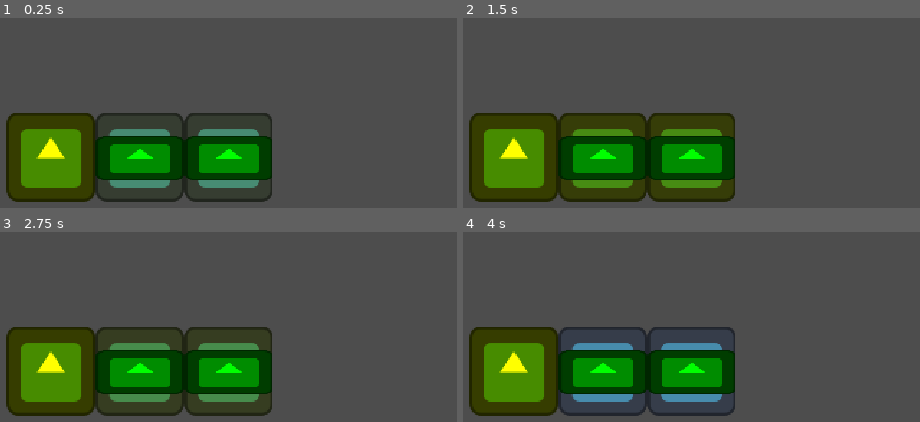
Above: before the commit, frames 1-4 (two rows, left to right).
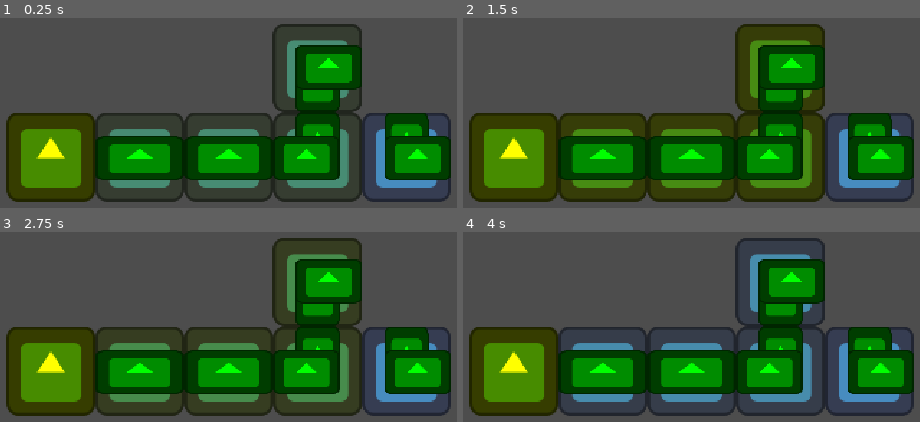
Above: after the commit, the same moments.

Repository: VK1ngg/circute-game-jam
Game: Godot game, scene res://level_1.tscn
Same seed, same stepped clock (60 frames per second), same inputs: the game is played once before the commit and once after it. The engine's default icon, where the game draws it, is replaced by a stand-in: a white triangle on a blue panel in a dark square.
Inputs:
- Up to frame 1 (0.25 s): no input
- Up to frame 2 (1.5 s): no input
- Up to frame 3 (2.75 s): no input
- Up to frame 4 (4 s): no input

The runs differ from the first frame. In frame 1, 25% of the frame differs, in the area x 24-99%, y 3-97%; in frame 2, 25%; in frame 3, 25%; in frame 4, 20%.

Commit message:
EnergiaIV

Diff:
--- a/level_1.tscn
+++ b/level_1.tscn
@@ -2,6 +2,9 @@
 
 [ext_resource type="PackedScene" uid="uid://0meur163iqx0" path="res://scenes/bloco2.tscn" id="1_3hls8"]
 [ext_resource type="PackedScene" uid="uid://dehyjl1udu7ty" path="res://scenes/fonte_energia.tscn" id="1_hbghi"]
+[ext_resource type="PackedScene" uid="uid://css2oat4mdycw" path="res://scenes/bloco6.tscn" id="3_rka8t"]
+[ext_resource type="PackedScene" uid="uid://o1f6yeo3033n" path="res://scenes/bloco5.tscn" id="4_5hph3"]
+[ext_resource type="PackedScene" uid="uid://bav4f3xe874qf" path="res://scenes/bloco4.tscn" id="5_j7kpp"]
 
 [node name="Level1" type="Node2D" unique_id=158150632]
 
@@ -16,3 +19,12 @@
 
 [node name="_2" parent="." unique_id=1728586725 instance=ExtResource("1_3hls8")]
 position = Vector2(333, 254)
+
+[node name="_3" parent="." unique_id=1190677186 instance=ExtResource("3_rka8t")]
+position = Vector2(461, 126)
+
+[node name="_4" parent="." unique_id=550589229 instance=ExtResource("4_5hph3")]
+position = Vector2(589, 254)
+
+[node name="_5" parent="." unique_id=2140648214 instance=ExtResource("5_j7kpp")]
+position = Vector2(461, 254)
--- a/scenes/bloco2.tscn
+++ b/scenes/bloco2.tscn
@@ -7,7 +7,7 @@
 size = Vector2(128, 128)
 
 [sub_resource type="RectangleShape2D" id="RectangleShape2D_ral2h"]
-size = Vector2(45, 127)
+size = Vector2(12.3125, 60)
 
 [sub_resource type="Animation" id="Animation_dci40"]
 length = 0.001
@@ -59,22 +59,22 @@
 
 [node name="Sprite2" type="Sprite2D" parent="." unique_id=2037910987]
 modulate = Color(0, 1, 0, 1)
-position = Vector2(64.5, 66)
-scale = Vector2(0.9921875, 0.5)
+position = Vector2(64, 66)
+scale = Vector2(1, 0.5)
 texture = ExtResource("1_us0xu")
 
 [node name="Area2D" type="Area2D" parent="." unique_id=249524571]
 monitorable = false
 
 [node name="CollisionShape2D" type="CollisionShape2D" parent="Area2D" unique_id=2052144550]
-position = Vector2(-31.5, 63.5)
+position = Vector2(-5.84375, 66)
 shape = SubResource("RectangleShape2D_ral2h")
 
 [node name="Area2D2" type="Area2D" parent="." unique_id=551860254]
 monitorable = false
 
 [node name="CollisionShape2D" type="CollisionShape2D" parent="Area2D2" unique_id=1457238917]
-position = Vector2(158, 64)
+position = Vector2(134.1875, 65)
 shape = SubResource("RectangleShape2D_ral2h")
 
 [node name="AnimationPlayer" type="AnimationPlayer" parent="." unique_id=1574483035]
--- a/scenes/bloco3.tscn
+++ b/scenes/bloco3.tscn
@@ -7,13 +7,12 @@
 size = Vector2(128, 128)
 
 [sub_resource type="RectangleShape2D" id="RectangleShape2D_ral2h"]
-size = Vector2(45, 127)
+size = Vector2(61, 8.5)
 
-[node name="_" type="StaticBody2D" unique_id=2041450650]
+[node name="_" type="Area2D" unique_id=1929569585]
 script = ExtResource("1_824iq")
 
 [node name="Area" type="CollisionShape2D" parent="." unique_id=566918265]
-visible = false
 position = Vector2(64, 64)
 shape = SubResource("RectangleShape2D_fl0r3")
 
@@ -28,7 +27,14 @@
 texture = ExtResource("2_fj11m")
 
 [node name="Area2D" type="Area2D" parent="." unique_id=249524571]
+monitorable = false
 
 [node name="CollisionShape2D" type="CollisionShape2D" parent="Area2D" unique_id=2052144550]
-position = Vector2(-22.5, 63.5)
+position = Vector2(65, -5.5)
 shape = SubResource("RectangleShape2D_ral2h")
+
+[node name="CollisionShape2D2" type="CollisionShape2D" parent="Area2D" unique_id=691279497]
+position = Vector2(63.5, 132.75)
+shape = SubResource("RectangleShape2D_ral2h")
+
+[connection signal="area_entered" from="Area2D" to="." method="energizar"]
--- a/scenes/bloco4.tscn
+++ b/scenes/bloco4.tscn
@@ -7,13 +7,52 @@
 size = Vector2(128, 128)
 
 [sub_resource type="RectangleShape2D" id="RectangleShape2D_ral2h"]
-size = Vector2(45, 127)
+size = Vector2(14, 64)
 
-[node name="_" type="StaticBody2D" unique_id=2041450650]
+[sub_resource type="RectangleShape2D" id="RectangleShape2D_7131d"]
+size = Vector2(63, 10)
+
+[sub_resource type="Animation" id="Animation_dci40"]
+length = 0.001
+tracks/0/type = "value"
+tracks/0/imported = false
+tracks/0/enabled = true
+tracks/0/path = NodePath("Sprite:modulate")
+tracks/0/interp = 1
+tracks/0/loop_wrap = true
+tracks/0/keys = {
+"times": PackedFloat32Array(0),
+"transitions": PackedFloat32Array(1),
+"update": 0,
+"values": [Color(1, 1, 1, 1)]
+}
+
+[sub_resource type="Animation" id="Animation_nfbpx"]
+resource_name = "energizado"
+loop_mode = 1
+tracks/0/type = "value"
+tracks/0/imported = false
+tracks/0/enabled = true
+tracks/0/path = NodePath("Sprite:modulate")
+tracks/0/interp = 1
+tracks/0/loop_wrap = true
+tracks/0/keys = {
+"times": PackedFloat32Array(0, 0.5, 1),
+"transitions": PackedFloat32Array(1, 1, 1),
+"update": 0,
+"values": [Color(1, 1, 1, 1), Color(1, 1, 0, 1), Color(1, 1, 1, 1)]
+}
+
+[sub_resource type="AnimationLibrary" id="AnimationLibrary_ewp4b"]
+_data = {
+&"RESET": SubResource("Animation_dci40"),
+&"energizado": SubResource("Animation_nfbpx")
+}
+
+[node name="_" type="Area2D" unique_id=2140648214]
 script = ExtResource("1_ewp4b")
 
 [node name="Area" type="CollisionShape2D" parent="." unique_id=566918265]
-visible = false
 position = Vector2(64, 64)
 shape = SubResource("RectangleShape2D_fl0r3")
 
@@ -29,12 +68,22 @@
 
 [node name="Sprite3" type="Sprite2D" parent="." unique_id=1893642227]
 modulate = Color(0, 1, 0, 1)
-position = Vector2(49.000004, 66)
+position = Vector2(48, 66)
 scale = Vector2(0.75, 0.5)
 texture = ExtResource("2_e6ux7")
 
 [node name="Area2D" type="Area2D" parent="." unique_id=249524571]
+monitorable = false
 
 [node name="CollisionShape2D" type="CollisionShape2D" parent="Area2D" unique_id=2052144550]
-position = Vector2(-22.5, 63.5)
+position = Vector2(-7, 66)
 shape = SubResource("RectangleShape2D_ral2h")
+
+[node name="CollisionShape2D2" type="CollisionShape2D" parent="Area2D" unique_id=1014607624]
+position = Vector2(64.5, -5)
+shape = SubResource("RectangleShape2D_7131d")
+
+[node name="AnimationPlayer" type="AnimationPlayer" parent="." unique_id=933685028]
+libraries/ = SubResource("AnimationLibrary_ewp4b")
+
+[connection signal="area_entered" from="Area2D" to="." method="energizar"]
--- a/scenes/bloco5.tscn
+++ b/scenes/bloco5.tscn
@@ -6,14 +6,53 @@
 [sub_resource type="RectangleShape2D" id="RectangleShape2D_fl0r3"]
 size = Vector2(128, 128)
 
-[sub_resource type="RectangleShape2D" id="RectangleShape2D_ral2h"]
-size = Vector2(45, 127)
+[sub_resource type="RectangleShape2D" id="RectangleShape2D_181rk"]
+size = Vector2(61, 7)
 
-[node name="_" type="StaticBody2D" unique_id=2041450650]
+[sub_resource type="RectangleShape2D" id="RectangleShape2D_q2tjy"]
+size = Vector2(11, 61)
+
+[sub_resource type="Animation" id="Animation_dci40"]
+length = 0.001
+tracks/0/type = "value"
+tracks/0/imported = false
+tracks/0/enabled = true
+tracks/0/path = NodePath("Sprite:modulate")
+tracks/0/interp = 1
+tracks/0/loop_wrap = true
+tracks/0/keys = {
+"times": PackedFloat32Array(0),
+"transitions": PackedFloat32Array(1),
+"update": 0,
+"values": [Color(1, 1, 1, 1)]
+}
+
+[sub_resource type="Animation" id="Animation_nfbpx"]
+resource_name = "energizado"
+loop_mode = 1
+tracks/0/type = "value"
+tracks/0/imported = false
+tracks/0/enabled = true
+tracks/0/path = NodePath("Sprite:modulate")
+tracks/0/interp = 1
+tracks/0/loop_wrap = true
+tracks/0/keys = {
+"times": PackedFloat32Array(0, 0.5, 1),
+"transitions": PackedFloat32Array(1, 1, 1),
+"update": 0,
+"values": [Color(1, 1, 1, 1), Color(1, 1, 0, 1), Color(1, 1, 1, 1)]
+}
+
+[sub_resource type="AnimationLibrary" id="AnimationLibrary_181rk"]
+_data = {
+&"RESET": SubResource("Animation_dci40"),
+&"energizado": SubResource("Animation_nfbpx")
+}
+
+[node name="_" type="Area2D" unique_id=550589229]
 script = ExtResource("1_181rk")
 
 [node name="Area" type="CollisionShape2D" parent="." unique_id=566918265]
-visible = false
 position = Vector2(64, 64)
 shape = SubResource("RectangleShape2D_fl0r3")
 
@@ -23,18 +62,26 @@
 
 [node name="Sprite2" type="Sprite2D" parent="." unique_id=2037910987]
 modulate = Color(0, 1, 0, 1)
-position = Vector2(64, 50)
+position = Vector2(64, 48)
 scale = Vector2(0.5, 0.75)
 texture = ExtResource("2_q2tjy")
-
-[node name="Area2D" type="Area2D" parent="." unique_id=249524571]
-
-[node name="CollisionShape2D" type="CollisionShape2D" parent="Area2D" unique_id=2052144550]
-position = Vector2(-22.5, 63.5)
-shape = SubResource("RectangleShape2D_ral2h")
 
 [node name="Sprite3" type="Sprite2D" parent="." unique_id=1893642227]
 modulate = Color(0, 1, 0, 1)
 position = Vector2(80, 66)
 scale = Vector2(0.75, 0.5)
 texture = ExtResource("2_q2tjy")
+
+[node name="Area2D" type="Area2D" parent="." unique_id=249524571]
+monitorable = false
+
+[node name="CollisionShape2D2" type="CollisionShape2D" parent="Area2D" unique_id=917097500]
+position = Vector2(64.5, -3.5)
+shape = SubResource("RectangleShape2D_181rk")
+
+[node name="CollisionShape2D" type="CollisionShape2D" parent="Area2D" unique_id=77713468]
+position = Vector2(133.5, 66.5)
+shape = SubResource("RectangleShape2D_q2tjy")
+
+[node name="AnimationPlayer" type="AnimationPlayer" parent="." unique_id=342681652]
+libraries/ = SubResource("AnimationLibrary_181rk")
--- a/scenes/bloco6.tscn
+++ b/scenes/bloco6.tscn
@@ -7,13 +7,52 @@
 size = Vector2(128, 128)
 
 [sub_resource type="RectangleShape2D" id="RectangleShape2D_ral2h"]
-size = Vector2(45, 127)
+size = Vector2(19, 105)
 
-[node name="_" type="StaticBody2D" unique_id=2041450650]
+[sub_resource type="RectangleShape2D" id="RectangleShape2D_7131d"]
+size = Vector2(117, 14)
+
+[sub_resource type="Animation" id="Animation_dci40"]
+length = 0.001
+tracks/0/type = "value"
+tracks/0/imported = false
+tracks/0/enabled = true
+tracks/0/path = NodePath("Sprite:modulate")
+tracks/0/interp = 1
+tracks/0/loop_wrap = true
+tracks/0/keys = {
+"times": PackedFloat32Array(0),
+"transitions": PackedFloat32Array(1),
+"update": 0,
+"values": [Color(1, 1, 1, 1)]
+}
+
+[sub_resource type="Animation" id="Animation_nfbpx"]
+resource_name = "energizado"
+loop_mode = 1
+tracks/0/type = "value"
+tracks/0/imported = false
+tracks/0/enabled = true
+tracks/0/path = NodePath("Sprite:modulate")
+tracks/0/interp = 1
+tracks/0/loop_wrap = true
+tracks/0/keys = {
+"times": PackedFloat32Array(0, 0.5, 1),
+"transitions": PackedFloat32Array(1, 1, 1),
+"update": 0,
+"values": [Color(1, 1, 1, 1), Color(1, 1, 0, 1), Color(1, 1, 1, 1)]
+}
+
+[sub_resource type="AnimationLibrary" id="AnimationLibrary_dd7i4"]
+_data = {
+&"RESET": SubResource("Animation_dci40"),
+&"energizado": SubResource("Animation_nfbpx")
+}
+
+[node name="_" type="Area2D" unique_id=1190677186]
 script = ExtResource("1_dd7i4")
 
 [node name="Area" type="CollisionShape2D" parent="." unique_id=566918265]
-visible = false
 position = Vector2(64, 64)
 shape = SubResource("RectangleShape2D_fl0r3")
 
@@ -23,18 +62,26 @@
 
 [node name="Sprite2" type="Sprite2D" parent="." unique_id=2037910987]
 modulate = Color(0, 1, 0, 1)
-position = Vector2(64, 79)
+position = Vector2(64, 80)
 scale = Vector2(0.5, 0.75)
 texture = ExtResource("2_8nikq")
 
 [node name="Sprite3" type="Sprite2D" parent="." unique_id=1893642227]
 modulate = Color(0, 1, 0, 1)
-position = Vector2(80, 66)
+position = Vector2(80, 63)
 scale = Vector2(0.75, 0.5)
 texture = ExtResource("2_8nikq")
 
 [node name="Area2D" type="Area2D" parent="." unique_id=249524571]
+monitorable = false
 
 [node name="CollisionShape2D" type="CollisionShape2D" parent="Area2D" unique_id=2052144550]
-position = Vector2(-22.5, 63.5)
+position = Vector2(137.5, 64.5)
 shape = SubResource("RectangleShape2D_ral2h")
+
+[node name="CollisionShape2D2" type="CollisionShape2D" parent="Area2D" unique_id=728188290]
+position = Vector2(63.5, 135)
+shape = SubResource("RectangleShape2D_7131d")
+
+[node name="AnimationPlayer" type="AnimationPlayer" parent="." unique_id=646905340]
+libraries/ = SubResource("AnimationLibrary_dd7i4")
--- a/scenes/bloco7.tscn
+++ b/scenes/bloco7.tscn
@@ -6,14 +6,53 @@
 [sub_resource type="RectangleShape2D" id="RectangleShape2D_fl0r3"]
 size = Vector2(128, 128)
 
-[sub_resource type="RectangleShape2D" id="RectangleShape2D_ral2h"]
-size = Vector2(45, 127)
+[sub_resource type="RectangleShape2D" id="RectangleShape2D_piktb"]
+size = Vector2(110, 16)
 
-[node name="_" type="StaticBody2D" unique_id=2041450650]
+[sub_resource type="RectangleShape2D" id="RectangleShape2D_7pwpv"]
+size = Vector2(16.5, 112)
+
+[sub_resource type="Animation" id="Animation_dci40"]
+length = 0.001
+tracks/0/type = "value"
+tracks/0/imported = false
+tracks/0/enabled = true
+tracks/0/path = NodePath("Sprite:modulate")
+tracks/0/interp = 1
+tracks/0/loop_wrap = true
+tracks/0/keys = {
+"times": PackedFloat32Array(0),
+"transitions": PackedFloat32Array(1),
+"update": 0,
+"values": [Color(1, 1, 1, 1)]
+}
+
+[sub_resource type="Animation" id="Animation_nfbpx"]
+resource_name = "energizado"
+loop_mode = 1
+tracks/0/type = "value"
+tracks/0/imported = false
+tracks/0/enabled = true
+tracks/0/path = NodePath("Sprite:modulate")
+tracks/0/interp = 1
+tracks/0/loop_wrap = true
+tracks/0/keys = {
+"times": PackedFloat32Array(0, 0.5, 1),
+"transitions": PackedFloat32Array(1, 1, 1),
+"update": 0,
+"values": [Color(1, 1, 1, 1), Color(1, 1, 0, 1), Color(1, 1, 1, 1)]
+}
+
+[sub_resource type="AnimationLibrary" id="AnimationLibrary_piktb"]
+_data = {
+&"RESET": SubResource("Animation_dci40"),
+&"energizado": SubResource("Animation_nfbpx")
+}
+
+[node name="_" type="Area2D" unique_id=1945160137]
 script = ExtResource("1_piktb")
 
 [node name="Area" type="CollisionShape2D" parent="." unique_id=566918265]
-visible = false
 position = Vector2(64, 64)
 shape = SubResource("RectangleShape2D_fl0r3")
 
@@ -34,7 +73,15 @@
 texture = ExtResource("2_7pwpv")
 
 [node name="Area2D" type="Area2D" parent="." unique_id=249524571]
+monitorable = false
 
-[node name="CollisionShape2D" type="CollisionShape2D" parent="Area2D" unique_id=2052144550]
-position = Vector2(-22.5, 63.5)
-shape = SubResource("RectangleShape2D_ral2h")
+[node name="CollisionShape2D2" type="CollisionShape2D" parent="Area2D" unique_id=220754917]
+position = Vector2(63, 136)
+shape = SubResource("RectangleShape2D_piktb")
+
+[node name="CollisionShape2D" type="CollisionShape2D" parent="Area2D" unique_id=1727820877]
+position = Vector2(-8.75, 64)
+shape = SubResource("RectangleShape2D_7pwpv")
+
+[node name="AnimationPlayer" type="AnimationPlayer" parent="." unique_id=602754045]
+libraries/ = SubResource("AnimationLibrary_piktb")
--- a/scenes/fonte_energia.tscn
+++ b/scenes/fonte_energia.tscn
@@ -7,13 +7,12 @@
 size = Vector2(128, 128)
 
 [sub_resource type="RectangleShape2D" id="RectangleShape2D_ral2h"]
-size = Vector2(47, 128)
+size = Vector2(23, 72)
 
 [node name="FonteEnergia" type="Area2D" unique_id=1846498572]
 script = ExtResource("1_wno8l")
 
 [node name="Area" type="CollisionShape2D" parent="." unique_id=566918265]
-visible = false
 position = Vector2(64, 64)
 shape = SubResource("RectangleShape2D_fl0r3")
 
@@ -23,9 +22,10 @@
 texture = ExtResource("1_kmoo0")
 
 [node name="Area2D" type="Area2D" parent="." unique_id=234948755]
+monitorable = false
 
 [node name="CollisionShape2D" type="CollisionShape2D" parent="Area2D" unique_id=512953135]
-position = Vector2(160.5, 64)
+position = Vector2(139.5, 63)
 shape = SubResource("RectangleShape2D_ral2h")
 
 [connection signal="area_entered" from="Area2D" to="." method="energizar"]
--- a/scripts/bloco2.gd
+++ b/scripts/bloco2.gd
@@ -7,8 +7,9 @@
 var energia = false
 
 func energizar(body: Node2D) -> void:
-	if energia == true:
-		body.energia = true
+	if body.right == true or body.left == true:
+		if energia == true:
+			body.energia = true
 
 func _process(_delta: float) -> void:
 	if energia == true:
--- a/scripts/bloco3.gd
+++ b/scripts/bloco3.gd
@@ -1,4 +1,4 @@
-extends StaticBody2D
+extends Area2D
 
 var right = false
 var left = false
@@ -7,5 +7,10 @@
 var energia = false
 
 func energizar(body: Node2D) -> void:
-	if body.has_signal("energizar") and energia == true:
-		body.energia = true
+	if body.up == true or body.down == true:
+		if energia == true:
+			body.energia = true
+
+func _process(_delta: float) -> void:
+	if energia == true:
+		$AnimationPlayer.play("energizado")
--- a/scripts/bloco4.gd
+++ b/scripts/bloco4.gd
@@ -1,4 +1,4 @@
-extends StaticBody2D
+extends Area2D
 
 var right = false
 var left = true
@@ -7,5 +7,10 @@
 var energia = false
 
 func energizar(body: Node2D) -> void:
-	if body.has_signal("energizar") and energia == true:
-		body.energia = true
+	if body.right == true or body.down == true:
+		if energia == true:
+			body.energia = true
+
+func _process(_delta: float) -> void:
+	if energia == true:
+		$AnimationPlayer.play("energizado")
--- a/scripts/bloco5.gd
+++ b/scripts/bloco5.gd
@@ -1,4 +1,4 @@
-extends StaticBody2D
+extends Area2D
 
 var right = true
 var left = false
@@ -7,5 +7,9 @@
 var energia = false
 
 func energizar(body: Node2D) -> void:
-	if body.has_signal("energizar") and energia == true:
-		body.energia = true
+	if body.left == true or body.down == true:
+		if energia == true:
+			body.energia = true
+func _process(_delta: float) -> void:
+	if energia == true:
+		$AnimationPlayer.play("energizado")
--- a/scripts/bloco6.gd
+++ b/scripts/bloco6.gd
@@ -1,4 +1,4 @@
-extends StaticBody2D
+extends Area2D
 
 var right = false
 var left = true
@@ -7,5 +7,10 @@
 var energia = false
 
 func energizar(body: Node2D) -> void:
-	if body.has_signal("energizar") and energia == true:
-		body.energia = true
+	if body.right == true or body.up == true:
+		if energia == true:
+			body.energia = true
+
+func _process(_delta: float) -> void:
+	if energia == true:
+		$AnimationPlayer.play("energizado")
--- a/scripts/bloco7.gd
+++ b/scripts/bloco7.gd
@@ -1,4 +1,4 @@
-extends StaticBody2D
+extends Area2D
 
 var right = true
 var left = false
@@ -7,5 +7,10 @@
 var energia = false
 
 func energizar(body: Node2D) -> void:
-	if body.has_signal("energizar") and energia == true:
-		body.energia = true
+	if body.left == true or body.up == true:
+		if energia == true:
+			body.energia = true
+
+func _process(_delta: float) -> void:
+	if energia == true:
+		$AnimationPlayer.play("energizado")
Not shown, added: assets/desk.png.import
Not shown, added: assets/malha.png.import
